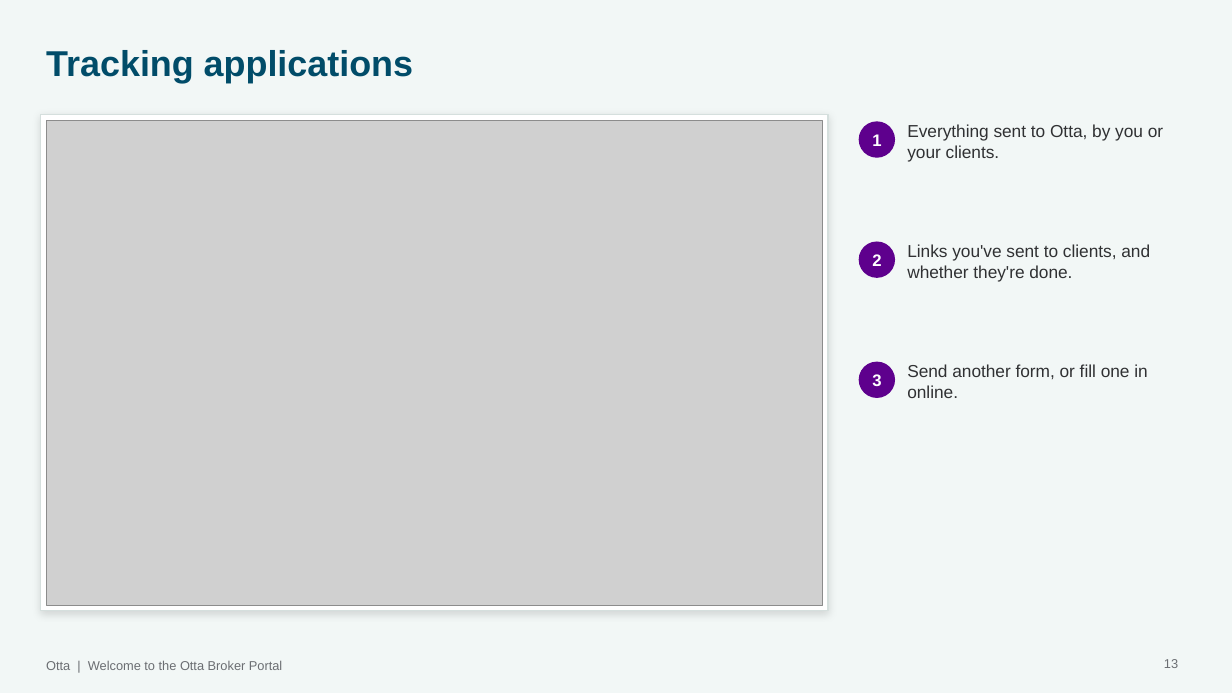
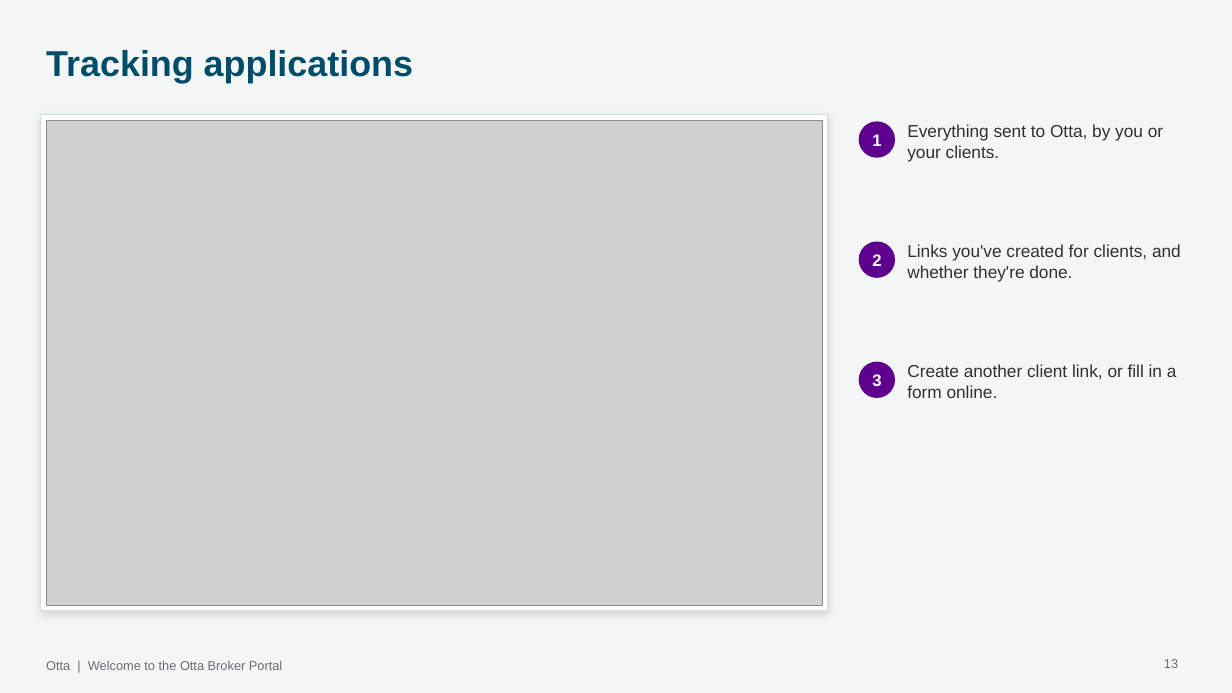
Before and after one commit to rebeccakfurness-boop/otta-MVP, a slide deck: slide 13 of docs/training/Otta Broker Portal guide.pptx. Drawn at 1232x693 pixels with LibreOffice and Linux fonts; fonts in the diff are those of the drawing; grey boxes stand for pictures; background and template pictures are left out. Boxes give left, top, right and bottom in pixels: in the first picture for what was removed or moved away, otherwise in the second. Text is boxed around its words. In the diff, an @@ line names an element or a change of style, - is before the commit and + after.

```diff
--- a/docs/training/Otta Broker Portal guide.pptx
+++ b/docs/training/Otta Broker Portal guide.pptx
@@ text at [907,244,1181,282]: text changed @@
-Links you've sent to clients, and whether they're done.
+Links you've created for clients, and whether they're done.
@@ text at [907,364,1177,398]: text changed @@
-Send another form, or fill one in online.
+Create another client link, or fill in a form online.
```
Also in this commit, not shown: 6 other slides changed, 3 slides added, 36 other files.
